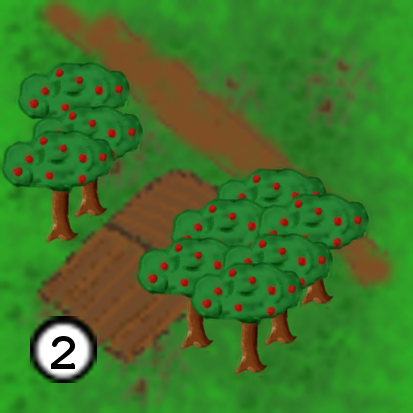
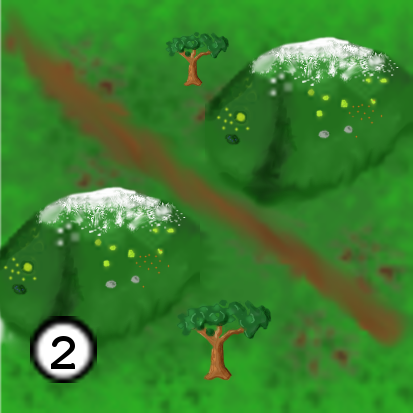
Before/after of a w=413, h=413 layered artwork. What changed in the layer stack:
renamed "M-Arbol 5.xcf #9" to "Copia de M-Monte 2.xcf", painted on it over [0,51,200,362]
renamed "M-Arbol 5.xcf #6" to "M-Monte 2.xcf", moved it above "M-Arbol 1.xcf #2", painted on it over [205,35,413,288]
added layer "M-Arbol 1.xcf #2" above "M-Arbol 1.xcf #1" over [163,30,232,89]
renamed "M-Arbol 5.xcf #1" to "M-Arbol 1.xcf #1", painted on it over [173,251,319,384]
removed layer "M-Arbol 5.xcf #2" over [212,222,349,353]
removed layer "M-Arbol 5.xcf #5" over [248,182,385,313]
removed layer "M-Arbol 5.xcf #3" over [128,226,265,357]
removed layer "M-Arbol 5.xcf #4" over [162,187,299,318]
painted on "Fondo" over [0,0,413,413]
